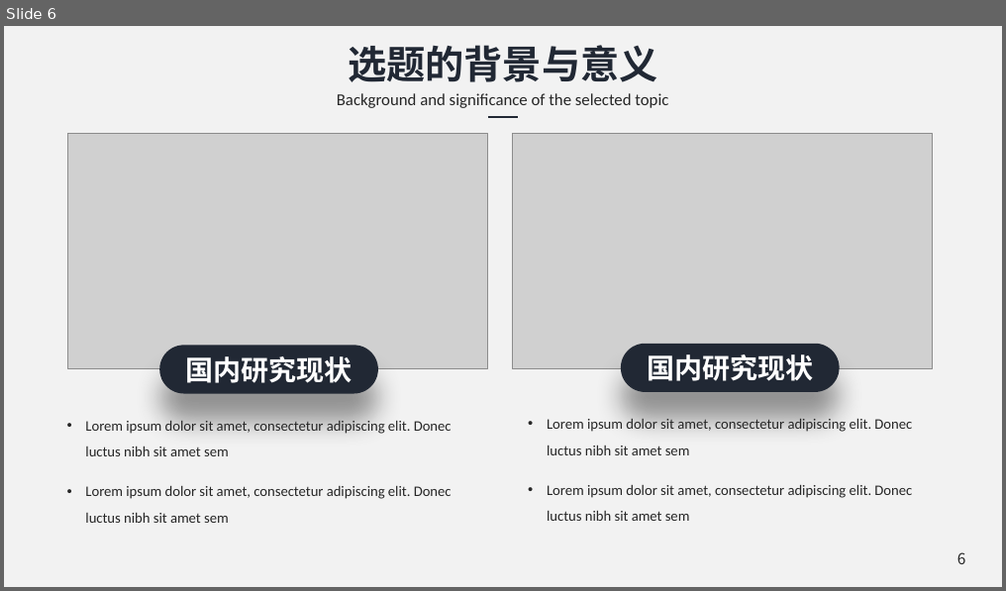
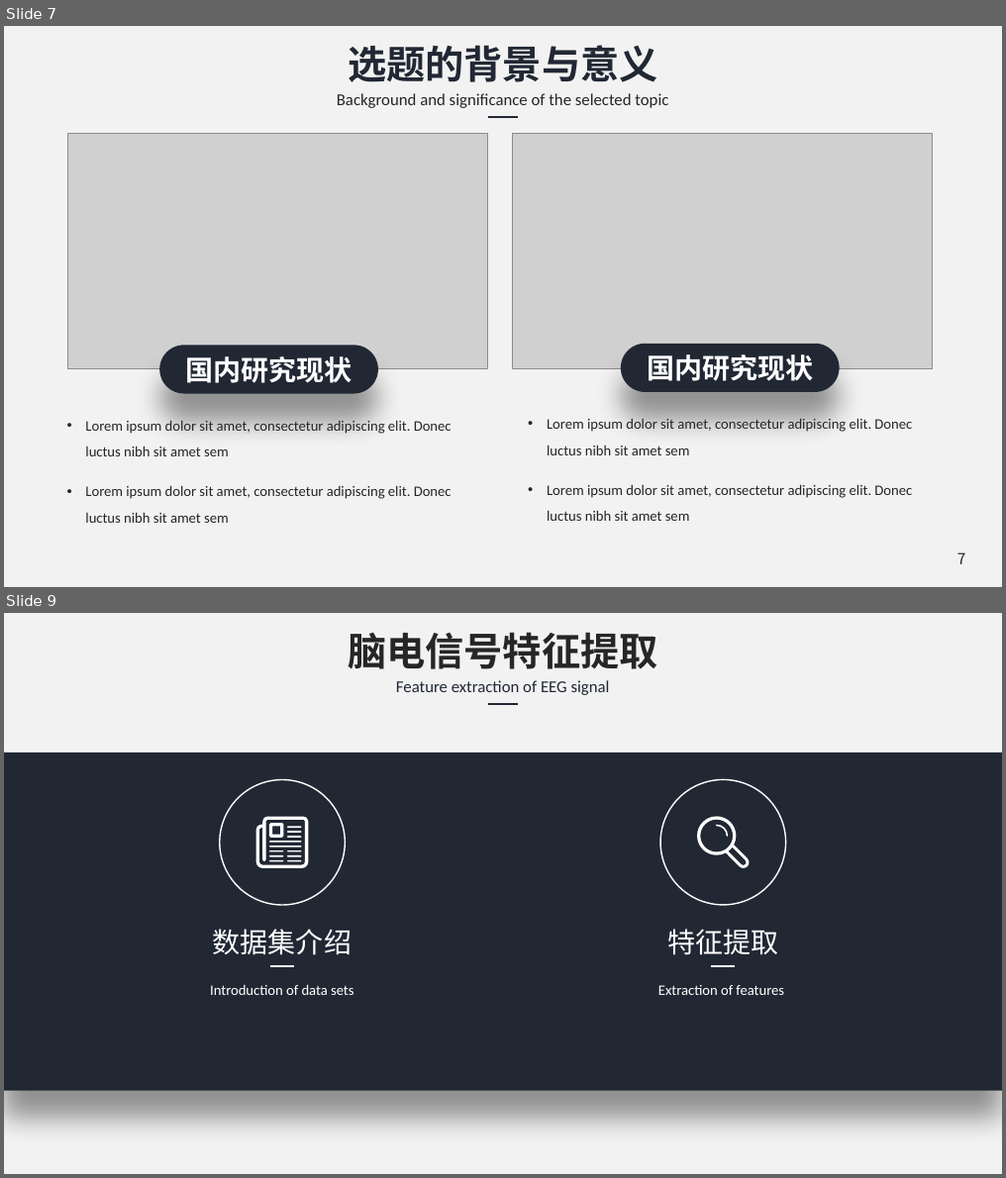
Before and after one commit to chenshuaihua/Graduate, a slide deck: 毕设文件/陈帅华-2016014016-自实1601-中期答辩.pptx. Shown one above the other, each under a label of ours: slide 6 before the commit, slides 7 and 9 after it; the slides between them are not shown. The pictures are 1006x591 and 1006x1178 pixels, drawn with LibreOffice and Linux fonts; fonts in the diff are those of the drawing; grey boxes stand for pictures; background and template pictures are left out. Boxes give left, top, right and bottom in pixels: in the first picture for what was removed or moved away, otherwise in the second. Text is boxed around its words. In the diff, an @@ line names an element or a change of style, - is before the commit and + after.

Commit message:
更改了癫痫脑电小波系数.png的错误，完善了中期答辩ppt

```diff
--- a/毕设文件/陈帅华-2016014016-自实1601-中期答辩.pptx
+++ b/毕设文件/陈帅华-2016014016-自实1601-中期答辩.pptx
@@ slide 9 added at (4,613,1002,1174), background #F2F2F2 @@
@@ text added at (348,632,657,669), 28 pt, text #262626, bold @@
+脑电信号特征提取
@@ text added at (396,680,610,695), 12 pt, text #212834 @@
+Feature extraction of EEG signal
@@ line added from (488, 705) to (518, 705), #212834 1.5 pt @@
@@ rectangle added at (4,753,1002,1091), fill #212834 @@
@@ ellipse added at (220,779,346,905), outline #FFFFFF 1 pt @@
@@ ellipse added at (660,779,786,905), outline #FFFFFF 1 pt @@
@@ freeform shape added at (698,817,749,868), fill #FFFFFF @@
@@ group added at (256,817,308,868): 13 freeform shapes @@
@@ freeform shape added at (716,825,728,837), fill #FFFFFF @@
@@ text added at (213,929,351,956), 20 pt, text #FFFFFF @@
+数据集介绍
@@ text added at (667,929,778,956), 20 pt, text #FFFFFF @@
+特征提取
@@ line added from (270, 966) to (294, 966), #FFFFFF 1.5 pt @@
@@ line added from (712, 966) to (736, 966), #FFFFFF 1.5 pt @@
@@ text added at (210,984,354,995), 10.5 pt, text #FFFFFF @@
+Introduction of data sets
@@ text added at (658,985,784,995), 10.5 pt, text #FFFFFF @@
+Extraction of features
@@ what was slide 6 is now slide 7 @@
@@ page number at (957,553,966,565): text changed @@
-6
+7
```
Also in this commit, not shown: 7 slides changed, 13 other slides added, 5 slides removed, 1 other file.
